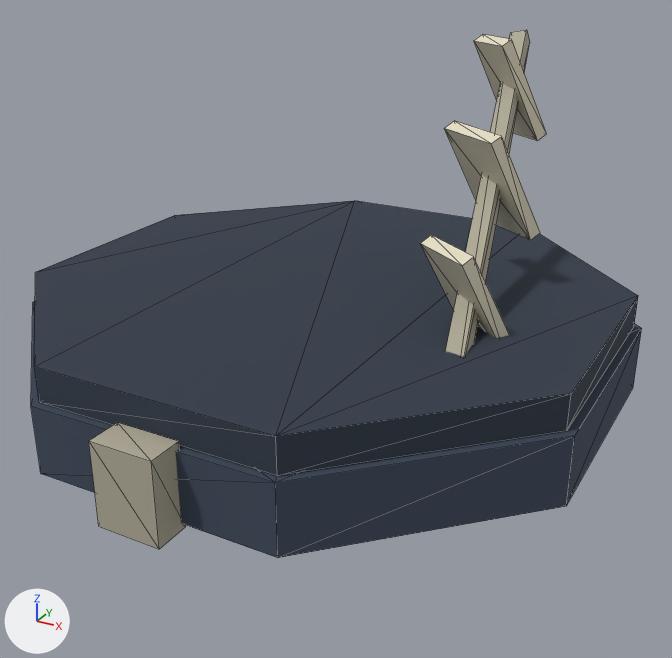
The glTF model src/main/resources/watch/models/cosmetics/walker/feathered_band.glb: old version first, new version second.
One viewpoint serves both versions: a 50 mm camera at (0.342, -0.607, 1.964) aimed at (0.016, -0.014, 1.667). Lighting does not change. The marker at lower left points along +X, +Y and +Z. The first picture is the older version. Mesh edges are drawn as thin lines. Vertices at exactly the same position are counted once.

Names of what the first picture shows: 'feathered_band_head'.
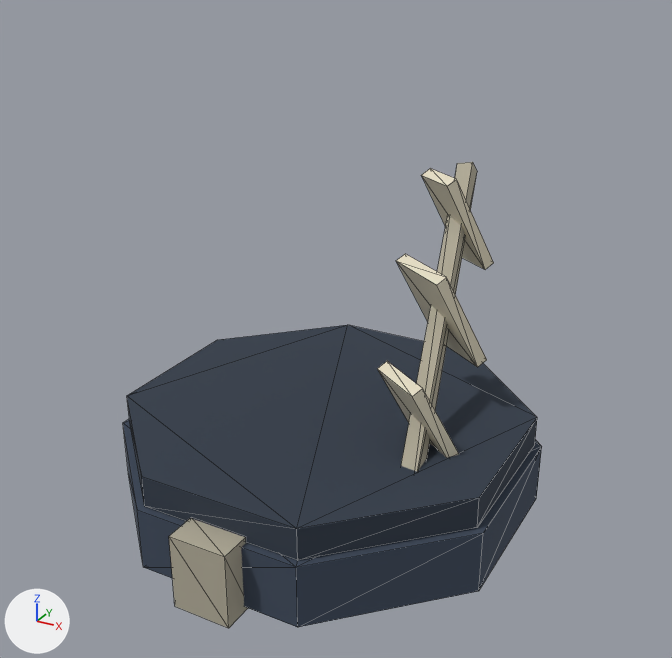
What differs and where, as boxes (x1, y1, x2, y2) in the pictures (672 x 658 px; the box of a moved part takes in the faces that stretch with it):
```json
{"object": "feathered_band_head", "change": "reshaped", "before": [31, 30, 642, 558], "after": [123, 162, 542, 628], "on screen": "31% narrower, 12% shorter"}
{"part": 1, "of": "me_feathered_band_head", "change": "moved or reshaped", "before": [31, 301, 642, 558], "after": [123, 419, 542, 627]}
{"part": 2, "of": "me_feathered_band_head", "change": "moved or reshaped", "before": [34, 201, 638, 476], "after": [127, 325, 537, 561]}
{"part": 3, "of": "me_feathered_band_head", "change": "moved or reshaped", "before": [89, 422, 186, 549], "after": [169, 518, 248, 628]}
{"part": 4, "of": "me_feathered_band_head", "change": "moved or reshaped", "before": [421, 235, 509, 338], "after": [377, 361, 459, 458]}
{"part": 5, "of": "me_feathered_band_head", "change": "moved or reshaped", "before": [445, 121, 540, 240], "after": [396, 254, 487, 367]}
{"part": 6, "of": "me_feathered_band_head", "change": "moved or reshaped", "before": [474, 34, 546, 140], "after": [421, 168, 494, 269]}
{"part": 7, "of": "me_feathered_band_head", "change": "moved or reshaped", "before": [445, 30, 530, 357], "after": [401, 162, 477, 472]}
```

The change, as JSON lines over the scene's bpy script:
```json
{"block": "me_feathered_band_head", "where": "# used by ob_feathered_band_head; location = (0.0, 0.0, 0.0)"}
{"op": "remove", "block": "me_feathered_band_head", "code": "me_feathered_band_head.from_pydata(...)  # 72 vertices, 116 faces; spans x -0.229..0.229, y -0.251..0.229, z 1.614..1.877"}
{"op": "add", "block": "me_feathered_band_head", "code": "me_feathered_band_head.from_pydata(...)  # 72 vertices, 116 faces; spans x -0.167..0.167, y -0.186..0.167, z 1.503..1.772"}
{"block": "me_feathered_band_head", "change": "me_feathered_band_head part 1: the loose piece of 16 vertices spanning x -0.229..0.229, y -0.229..0.229, z 1.619..1.671 is scaled about its middle by (0.729, 0.729, 1), then moved by (0.0, 0.0, -0.111)"}
{"block": "me_feathered_band_head", "change": "me_feathered_band_head part 2: the loose piece of 16 vertices spanning x -0.224..0.224, y -0.224..0.224, z 1.672..1.698 is scaled about its middle by (0.722, 0.722, 1), then moved by (0.0, 0.0, -0.111)"}
{"block": "me_feathered_band_head", "change": "me_feathered_band_head part 3: the loose piece of 8 vertices spanning x -0.024..0.024, y -0.251..-0.225, z 1.614..1.676 is moved by (0.0, 0.065, -0.111)"}
{"block": "me_feathered_band_head", "change": "me_feathered_band_head part 4: the loose piece of 8 vertices spanning x 0.094..0.166, y -0.062..0.01, z 1.678..1.761 is moved by (-0.035, 0.007, -0.109)"}
{"block": "me_feathered_band_head", "change": "me_feathered_band_head part 5: the loose piece of 8 vertices spanning x 0.067..0.148, y 0.031..0.108, z 1.738..1.822 is moved by (-0.029, -0.019, -0.108)"}
{"block": "me_feathered_band_head", "change": "me_feathered_band_head part 6: the loose piece of 8 vertices spanning x 0.056..0.118, y 0.126..0.191, z 1.794..1.877 is moved by (-0.024, -0.043, -0.106)"}
{"block": "me_feathered_band_head", "change": "me_feathered_band_head part 7"}
{"op": "set", "path": "me_feathered_band_head.vertices[40].co", "old": "(0.146, -0.134, 1.659)", "new": "(0.105, -0.099, 1.548)"}
{"op": "set", "path": "me_feathered_band_head.vertices[41].co", "old": "(0.16, -0.132, 1.662)", "new": "(0.118, -0.098, 1.55)"}
{"op": "set", "path": "me_feathered_band_head.vertices[42].co", "old": "(0.161, -0.124, 1.651)", "new": "(0.119, -0.089, 1.54)"}
{"op": "set", "path": "me_feathered_band_head.vertices[43].co", "old": "(0.148, -0.126, 1.648)", "new": "(0.106, -0.09, 1.538)"}
{"op": "set", "path": "me_feathered_band_head.vertices[44].co", "old": "(0.067, 0.209, 1.874)", "new": "(0.047, 0.15, 1.769)", "note": "pixel (510, 32) -> pixel (457, 163)"}
{"op": "set", "path": "me_feathered_band_head.vertices[45].co", "old": "(0.08, 0.21, 1.877)", "new": "(0.061, 0.151, 1.771)", "note": "pixel (526, 29) -> pixel (472, 162)"}
{"op": "set", "path": "me_feathered_band_head.vertices[46].co", "old": "(0.082, 0.218, 1.866)", "new": "(0.062, 0.161, 1.761)", "note": "pixel (529, 42) -> pixel (477, 171)"}
{"op": "set", "path": "me_feathered_band_head.vertices[47].co", "old": "(0.068, 0.216, 1.863)", "new": "(0.048, 0.16, 1.759)"}
```
